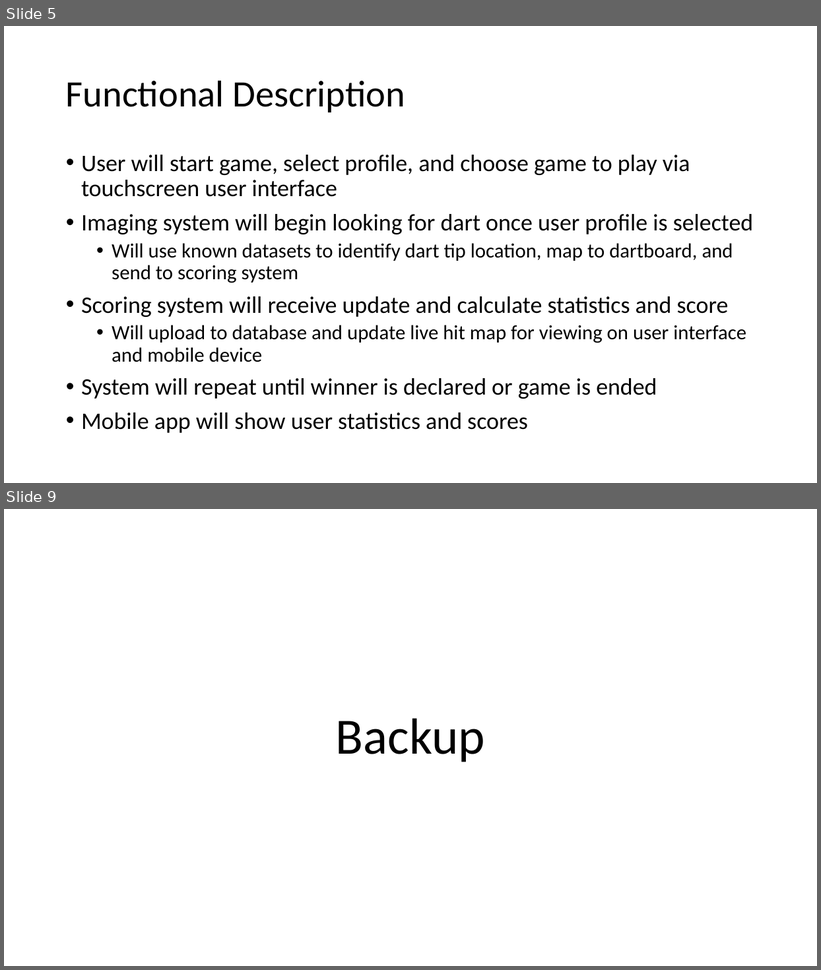
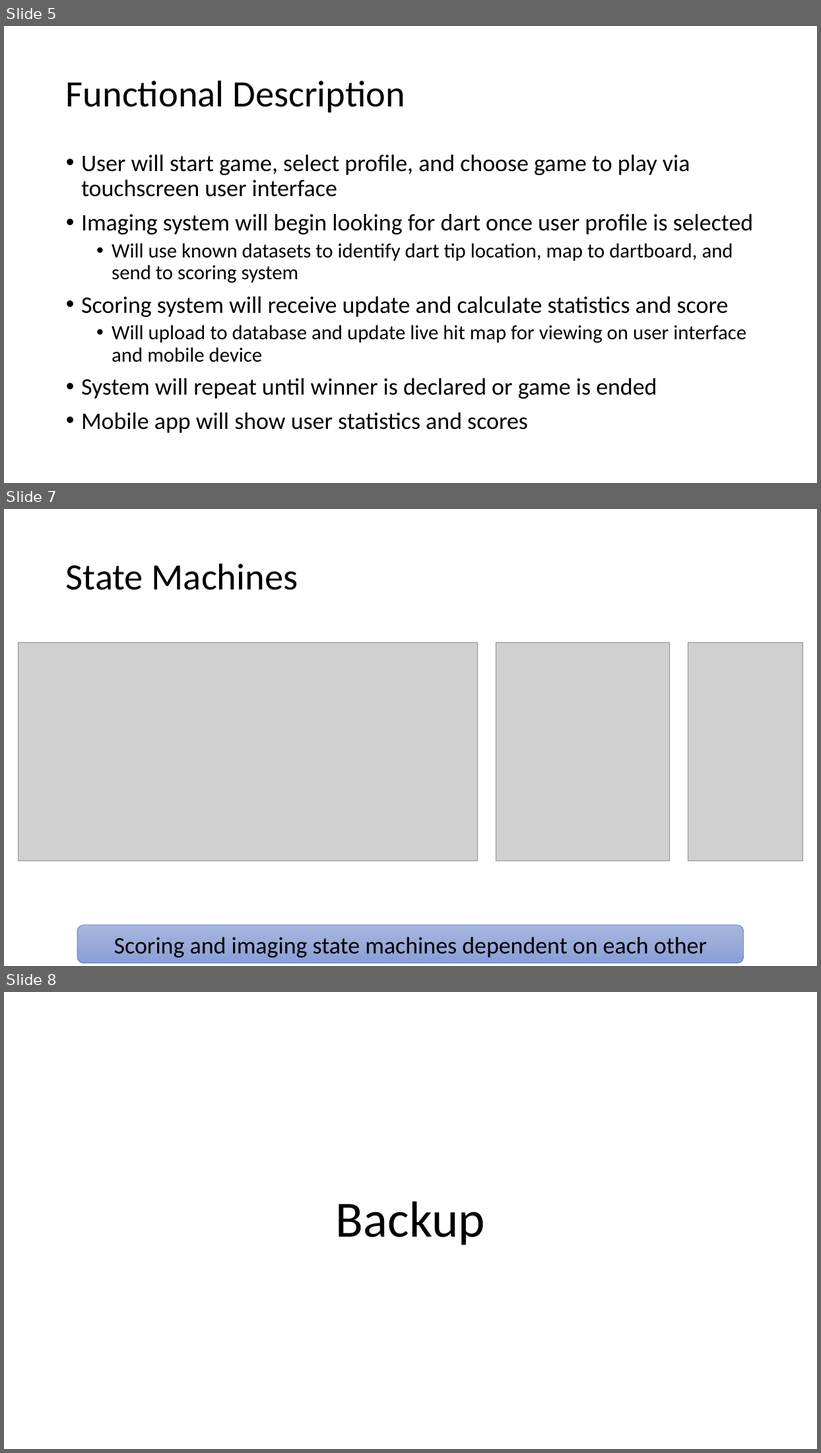
Before and after one commit to kparlak/dart-scoring-system, a slide deck: documentation/Dart_Scoring_System_PDR.pptx. Shown one above the other, each under a label of ours: slides 5 and 9 before the commit, slides 5, 7 and 8 after it; the slides between them are not shown. The pictures are 821x970 and 821x1453 pixels, drawn with LibreOffice and Linux fonts; fonts in the diff are those of the drawing; grey boxes stand for pictures. Boxes give left, top, right and bottom in pixels: in the first picture for what was removed or moved away, otherwise in the second. Text is boxed around its words. In the diff, an @@ line names an element or a change of style, - is before the commit and + after.

Commit message:
Create state machine diagrams

```diff
--- a/documentation/Dart_Scoring_System_PDR.pptx
+++ b/documentation/Dart_Scoring_System_PDR.pptx
@@ slide 7 added at <box>4,509,817,966</box>, background #FFFFFF @@
@@ title added at <box>66,563,298,590</box>, 44 pt, text #000000 @@
+State Machines
@@ picture added at <box>18,643,478,861</box> @@
@@ picture added at <box>496,642,670,861</box> @@
@@ picture added at <box>688,642,803,861</box> @@
@@ rounded rectangle added at <box>77,925,744,964</box>, fill gradient #A8B7DF to #9AABD9 to #889ED7, outline #4472C4 0.5 pt, 28 pt, text #000000 @@
+Scoring and imaging state machines dependent on each other
@@ what was slide 9 is now slide 8 @@
```
Also in this commit, not shown: 2 slides changed, 1 other slide added, 3 slides removed, 6 other files.
